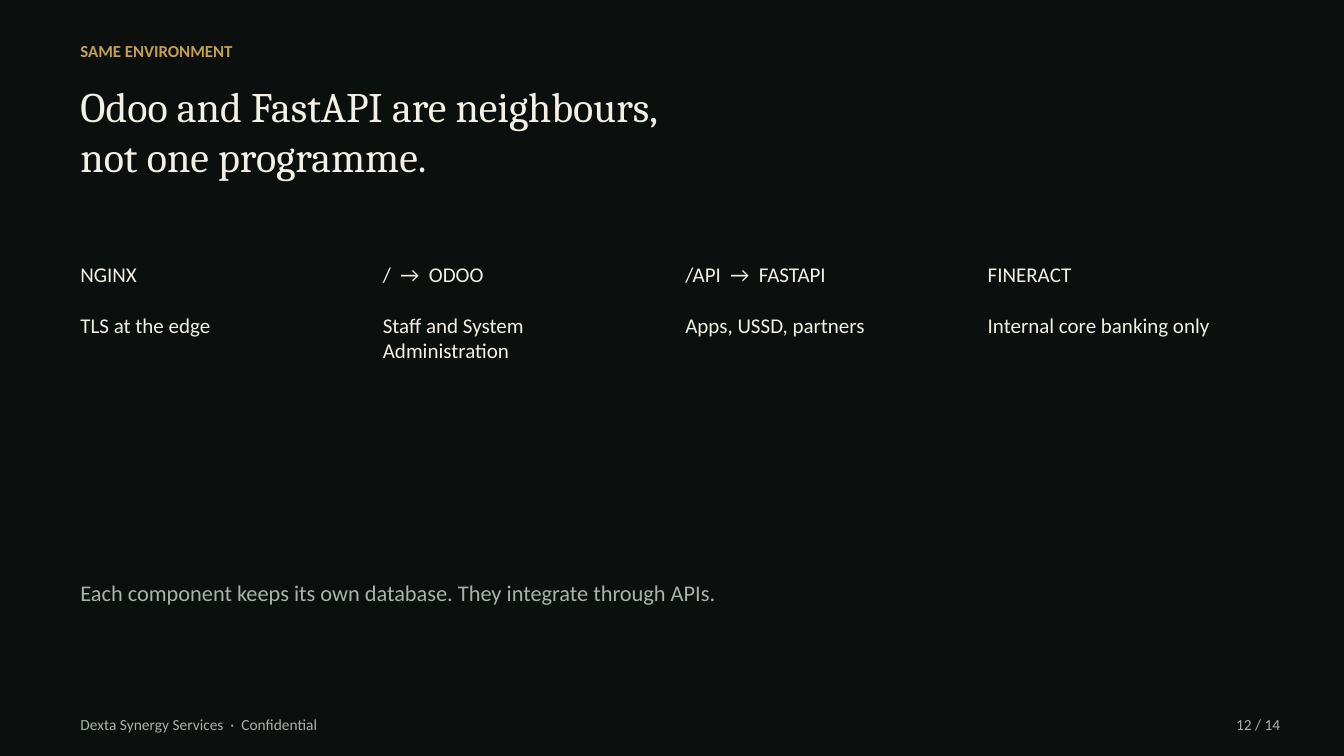
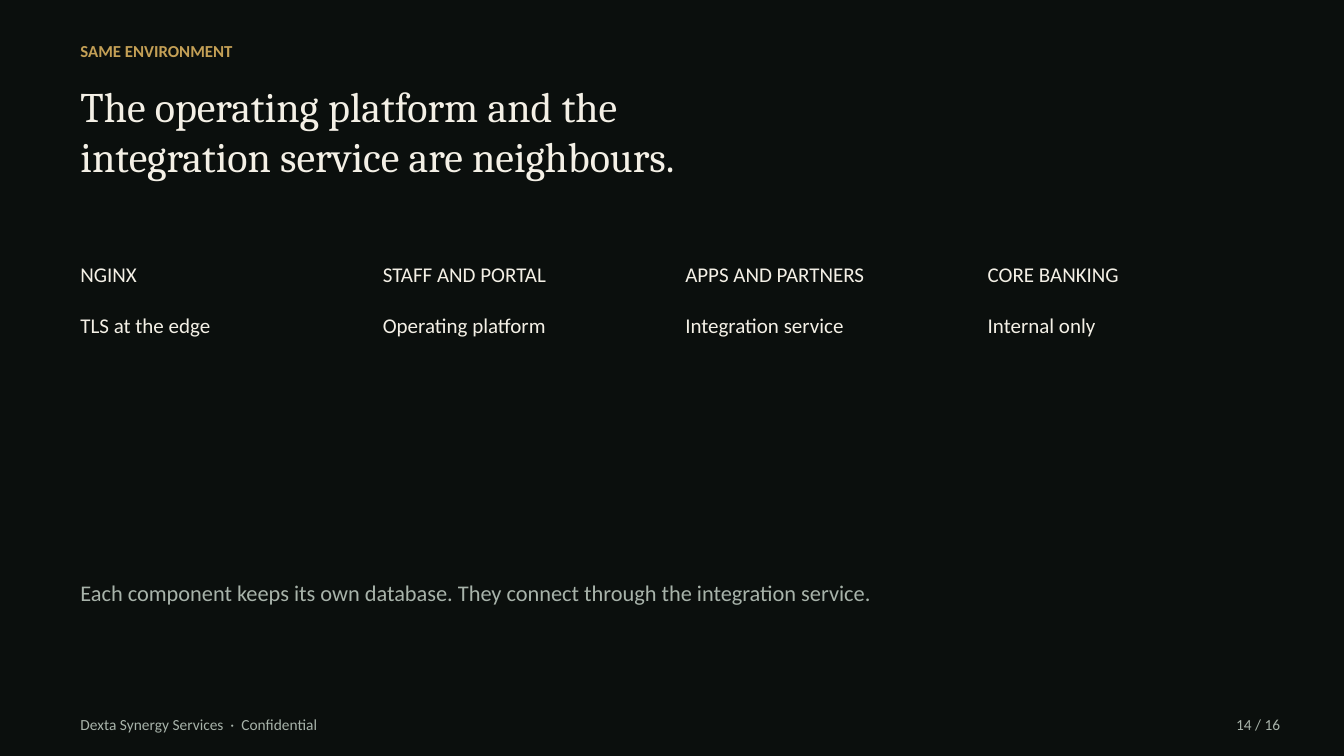
Before and after one commit to hanson1997/test, a slide deck: slide 14 of edfip-screening/architecture/EDFIP_Architecture_Dexta.pptx (slide 12 before the commit). Drawn at 1344x756 pixels with LibreOffice and Linux fonts; fonts in the diff are those of the drawing. Boxes give left, top, right and bottom in pixels: in the first picture for what was removed or moved away, otherwise in the second. Text is boxed around its words. In the diff, an @@ line names an element or a change of style, - is before the commit and + after.

```diff
--- a/edfip-screening/architecture/EDFIP_Architecture_Dexta.pptx
+++ b/edfip-screening/architecture/EDFIP_Architecture_Dexta.pptx
@@ text at bbox=[80, 92, 674, 182]: text changed @@
-Odoo and FastAPI are neighbours,
-not one programme.
+The operating platform and the
+integration service are neighbours.
@@ text at bbox=[383, 268, 545, 337]: text changed @@
-/ → ODOO
-Staff and System Administration
+STAFF AND PORTAL
+Operating platform
@@ text at bbox=[685, 268, 864, 337]: text changed @@
-/API → FASTAPI
-Apps, USSD, partners
+APPS AND PARTNERS
+Integration service
@@ text at bbox=[988, 268, 1119, 337]: text changed @@
-FINERACT
-Internal core banking only
+CORE BANKING
+Internal only
@@ text at bbox=[80, 585, 870, 605]: text changed @@
-Each component keeps its own database. They integrate through APIs.
+Each component keeps its own database. They connect through the integration service.
@@ text at bbox=[1236, 719, 1281, 730]: text changed @@
-12 / 14
+14 / 16
```
Also in this commit, not shown: 13 other slides changed, 2 slides added, 5 other files.
